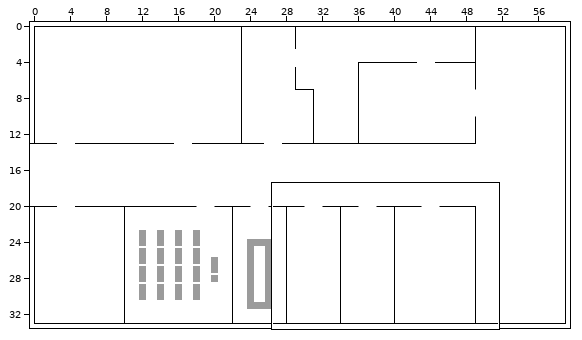
A Tiled map gets an edit: code/assets/map/ETH_Polysnack.tmx. The first picture is a wide view before the edit; the outline marks the close-up.
Close-up. The starting point:
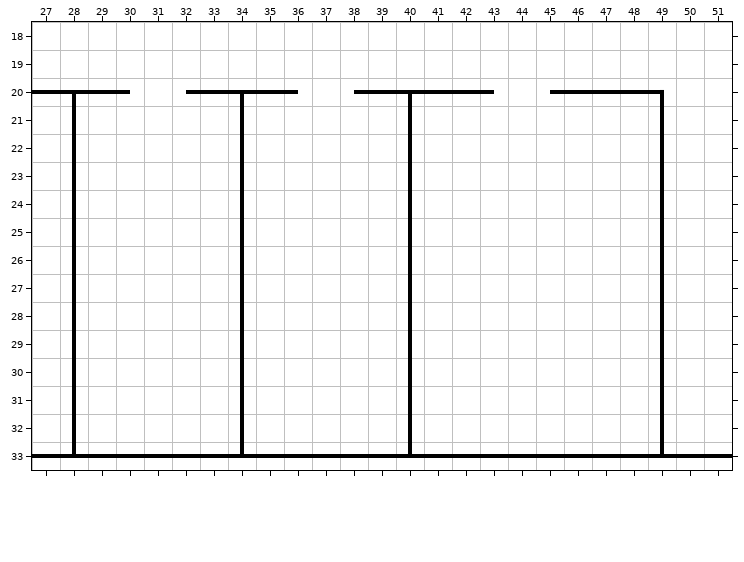
Cells are 32x32 px. Shown: x 27..51, y 18..33. The commit also changed other parts of the map, which this record leaves out.
The same view after the edit:
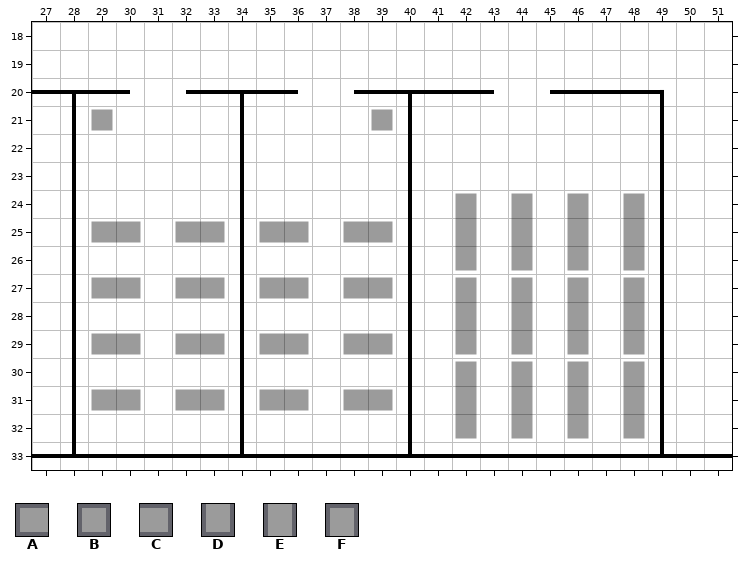
Key: from "minimal-tileset": A 4, B 5, C 13, D 22, E 23, F 31.
_ is an empty cell.
Change:
Layer "tables":
There is now tile A in row 25 at x 29, 32, 35 and 38; in row 27 at x 29, 32, 35 and 38; in row 29 at x 29, 32, 35 and 38; in row 31 at x 29, 32, 35 and 38.
There is now tile B in row 21 at x 29 and 39.
There is now tile C in row 25 at x 30, 33, 36 and 39; in row 27 at x 30, 33, 36 and 39; in row 29 at x 30, 33, 36 and 39; in row 31 at x 30, 33, 36 and 39.
There is now tile D in row 26 at x 42, 44, 46 and 48; in row 29 at x 42, 44, 46 and 48; in row 32 at x 42, 44, 46 and 48.
There is now tile E in row 25 at x 42, 44, 46 and 48; in row 28 at x 42, 44, 46 and 48; in row 31 at x 42, 44, 46 and 48.
There is now tile F in row 24 at x 42, 44, 46 and 48; in row 27 at x 42, 44, 46 and 48; in row 30 at x 42, 44, 46 and 48.
